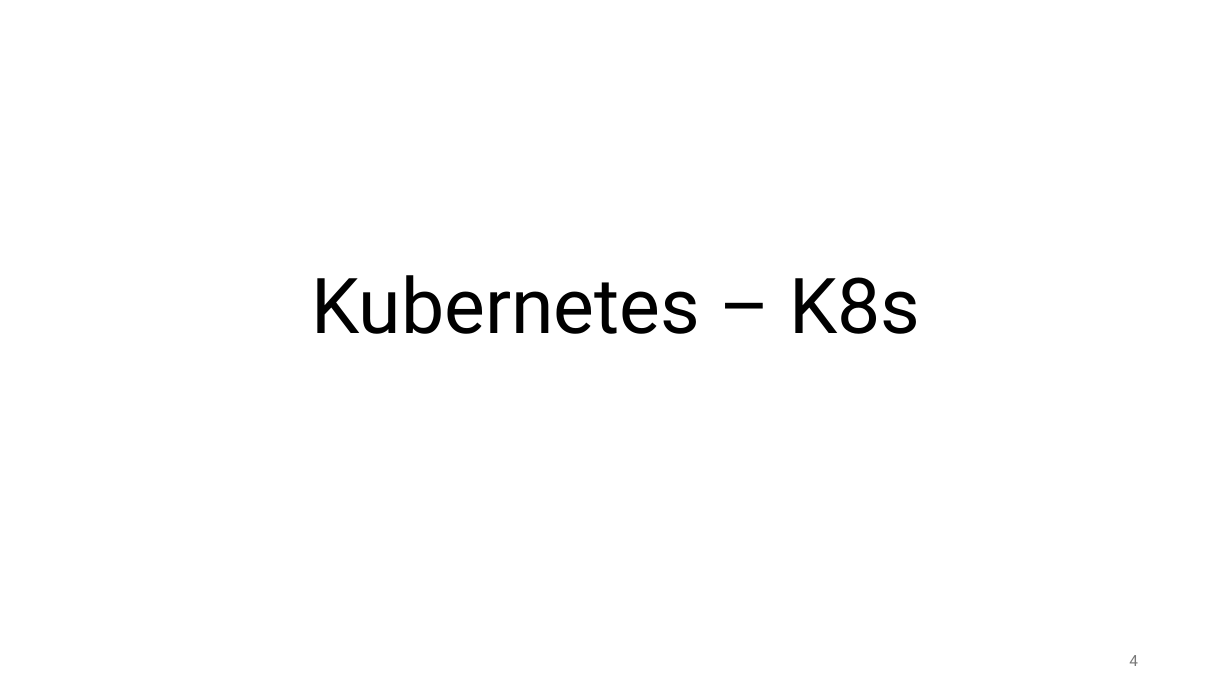
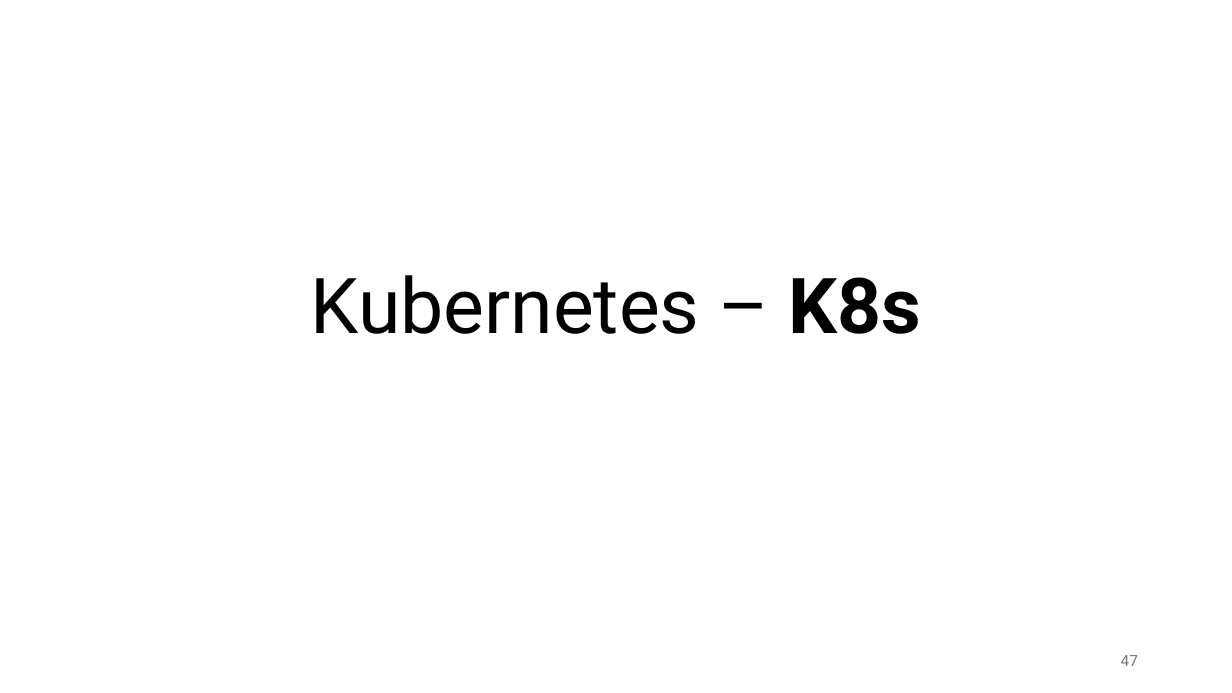
Before and after one commit to aldebarran22/CURSO_CPP_SERVICIOS_30H, a slide deck: slide 47 of doc/7_Despliegue_microservicios_docker_kubernetes.pptx (slide 4 before the commit). Drawn at 1232x693 pixels with LibreOffice and Linux fonts; fonts in the diff are those of the drawing. Boxes give left, top, right and bottom in pixels: in the first picture for what was removed or moved away, otherwise in the second. Text is boxed around its words. In the diff, an @@ line names an element or a change of style, - is before the commit and + after.

```diff
--- a/doc/7_Despliegue_microservicios_docker_kubernetes.pptx
+++ b/doc/7_Despliegue_microservicios_docker_kubernetes.pptx
@@ title "Kubernetes – K8s" at <box>311,275,922,334</box>: bold on in "K8s" @@
@@ page number at <box>1121,655,1138,666</box>: text changed @@
-4
+47
```
Also in this commit, not shown: 1 other slide changed, 43 slides added, 18 other files.
